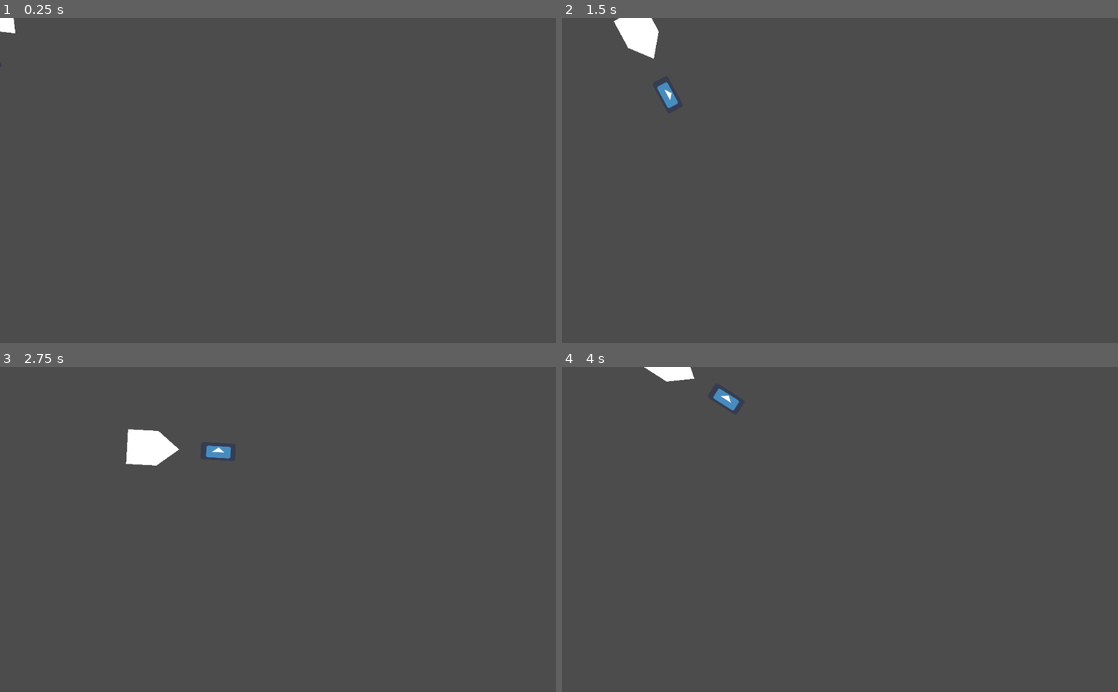
Above: before the commit, frames 1-4 (two rows, left to right).
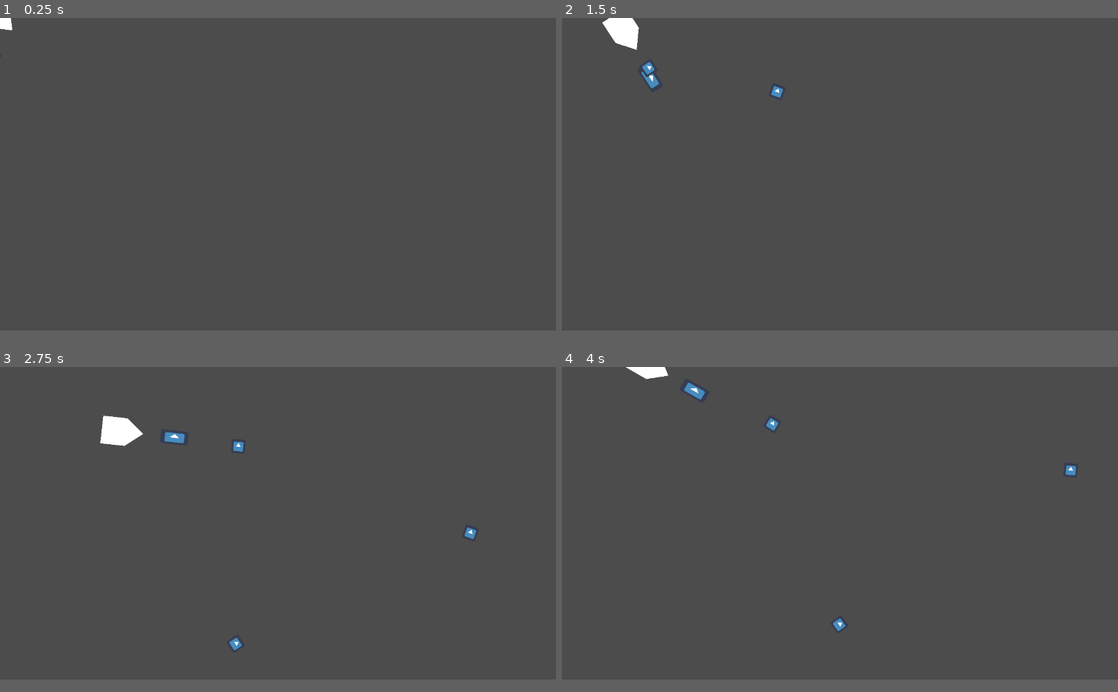
Above: after the commit, the same moments.

Repository: Insta-x/dice-core
Game: Godot game, scene res://Src/Player/PlayerWrapper.tscn
Two runs of this game, one before a commit and one after it. Both use one fixed random seed, a clock stepped at 60 frames per second and the inputs below. The project has no main scene, so this scene is started directly. The engine's default icon, where the game draws it, is replaced by a stand-in: a white triangle on a blue panel in a dark square.
Inputs (mouse positions are in pixels of both pictures, inside the frame that each line leads up to):
- Up to frame 1 (0.25 s): no input
- Up to frame 2 (1.5 s): tap Enter at 0.5 s; move the mouse to (962, 164) at 0.52 s; press the mouse at (962, 164) at 0.53 s; hold D (move_right) 0.53-1.28 s; move the mouse to (728, 196) at 1.27 s; release the mouse at (728, 196) at 1.28 s; hold S (move_down) from 1.28 s (still down); click (728, 196) at 1.35 s
- Up to frame 3 (2.75 s): move the mouse to (333, 458) at 2.02 s; release S (move_down) at 2.03 s; press the mouse at (333, 458) at 2.03 s; hold D (move_right) from 2.03 s (still down)
- Up to frame 4 (4 s): move the mouse to (812, 594) at 2.77 s; release D (move_right) at 2.78 s; release the mouse at (812, 594) at 2.78 s; hold W (move_up) 2.78-3.53 s; click (812, 594) at 2.85 s; move the mouse to (1006, 578) at 3.52 s; press the mouse at (1006, 578) at 3.53 s; hold A (move_left) from 3.53 s (still down)
In our replay, the window is 800x468 before the commit and 800x450 after it. These sizes can differ from the game's own. Grey fills any space a smaller window leaves; there, only what the larger window draws over its background counts as a difference.

The runs differ from the first frame. In frame 1, less than 0.1% of the frame differs, in the area x 0-3%, y 0-5%; in frame 2, 0.9%; in frame 3, 1.6%, in the area x 18-86%, y 14-88%; in frame 4, 0.8%.

Commit message:
PlayerBullet

Diff:
--- /dev/null
+++ b/Src/Components/Emitter.gd
@@ -0,0 +1,18 @@
+extends Node2D
+
+class_name Emitter
+
+
+export (PackedScene) var bullet_scn
+export (Vector2) var emit_offset
+
+signal shot(bullet_ref)
+
+
+func emit() -> void:
+	var bullet : Node2D = bullet_scn.instance()
+	#global position harus setelah addchild ga tau knp
+	bullet.global_rotation = global_rotation
+	owner.get_parent().add_child(bullet)
+	bullet.global_position = global_position + emit_offset.rotated(global_rotation)
+	emit_signal("shot", weakref(bullet))
--- /dev/null
+++ b/Src/Objects/Bullet.gd
@@ -0,0 +1,12 @@
+extends KinematicBody2D
+
+class_name Bullet
+
+
+var roll := 1
+var damage := 1
+export (float) var movespeed := 1.0
+
+
+func _physics_process(delta: float) -> void:
+	move_and_collide(Vector2.RIGHT.rotated(global_rotation) * movespeed * delta)
--- /dev/null
+++ b/Src/Objects/PlayerBullet.gd
@@ -0,0 +1 @@
+extends Bullet
--- /dev/null
+++ b/Src/Objects/PlayerBullet.tscn
@@ -0,0 +1,18 @@
+[gd_scene load_steps=4 format=2]
+
+[ext_resource path="res://icon.png" type="Texture" id=1]
+[ext_resource path="res://Src/Objects/PlayerBullet.gd" type="Script" id=2]
+
+[sub_resource type="CircleShape2D" id=1]
+
+[node name="PlayerBullet" type="KinematicBody2D"]
+collision_layer = 4
+script = ExtResource( 2 )
+movespeed = 500.0
+
+[node name="Sprite" type="Sprite" parent="."]
+scale = Vector2( 0.5, 0.5 )
+texture = ExtResource( 1 )
+
+[node name="CollisionShape2D" type="CollisionShape2D" parent="."]
+shape = SubResource( 1 )
--- a/Src/Player/PlayerWrapper.tscn
+++ b/Src/Player/PlayerWrapper.tscn
@@ -1,9 +1,11 @@
-[gd_scene load_steps=8 format=2]
+[gd_scene load_steps=10 format=2]
 
 [ext_resource path="res://Src/Player/Player.tscn" type="PackedScene" id=1]
 [ext_resource path="res://Src/Player/GunSprite.gd" type="Script" id=2]
 [ext_resource path="res://icon.png" type="Texture" id=3]
 [ext_resource path="res://Src/Player/PlayerAnimationPlayer.gd" type="Script" id=4]
+[ext_resource path="res://Src/Components/Emitter.gd" type="Script" id=5]
+[ext_resource path="res://Src/Objects/PlayerBullet.tscn" type="PackedScene" id=6]
 
 [sub_resource type="CapsuleShape2D" id=1]
 
@@ -62,6 +64,20 @@
 "update": 1,
 "values": [ 1 ]
 }
+tracks/2/type = "method"
+tracks/2/path = NodePath("Player/Emitter")
+tracks/2/interp = 1
+tracks/2/loop_wrap = true
+tracks/2/imported = false
+tracks/2/enabled = true
+tracks/2/keys = {
+"times": PoolRealArray( 0.133333 ),
+"transitions": PoolRealArray( 1 ),
+"values": [ {
+"args": [  ],
+"method": "emit"
+} ]
+}
 
 [node name="PlayerWrapper" type="Node2D"]
 
@@ -69,6 +85,11 @@
 
 [node name="GunAnimationPoint" type="Position2D" parent="Player"]
 position = Vector2( 0, 72 )
+
+[node name="Emitter" type="Node2D" parent="Player"]
+position = Vector2( 90, 0 )
+script = ExtResource( 5 )
+bullet_scn = ExtResource( 6 )
 
 [node name="GunSprite" type="Sprite" parent="."]
 position = Vector2( 0, 72 )
--- a/project.godot
+++ b/project.godot
@@ -9,12 +9,24 @@
 config_version=4
 
 _global_script_classes=[ {
+"base": "KinematicBody2D",
+"class": "Bullet",
+"language": "GDScript",
+"path": "res://Src/Objects/Bullet.gd"
+}, {
+"base": "Node2D",
+"class": "Emitter",
+"language": "GDScript",
+"path": "res://Src/Components/Emitter.gd"
+}, {
 "base": "EditorVCSInterface",
 "class": "GitAPI",
 "language": "NativeScript",
 "path": "res://addons/godot-git-plugin/git_api.gdns"
 } ]
 _global_script_class_icons={
+"Bullet": "",
+"Emitter": "",
 "GitAPI": ""
 }
 
@@ -22,6 +34,11 @@
 
 config/name="Dice Core"
 config/icon="res://icon.png"
+
+[display]
+
+window/size/width=1280
+window/size/height=720
 
 [gdnative]
 
@@ -55,6 +72,14 @@
  ]
 }
 
+[layer_names]
+
+2d_physics/layer_1="Wall"
+2d_physics/layer_2="Player"
+2d_physics/layer_3="Enemy"
+2d_physics/layer_4="HazardToPlayer"
+2d_physics/layer_5="HazardToEnemy"
+
 [physics]
 
 common/enable_pause_aware_picking=true
